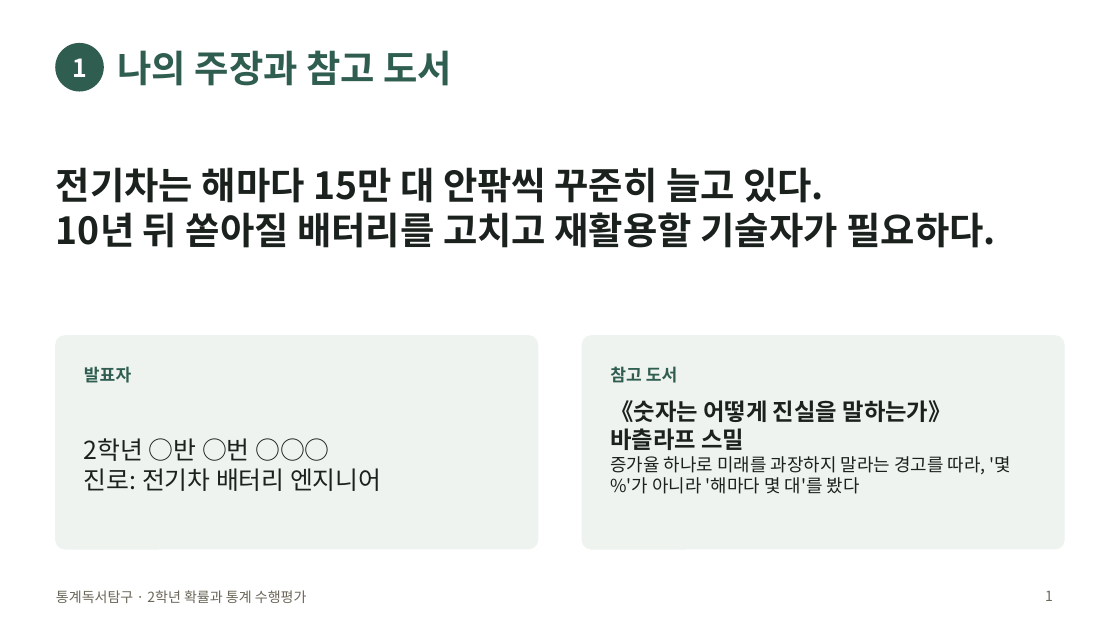
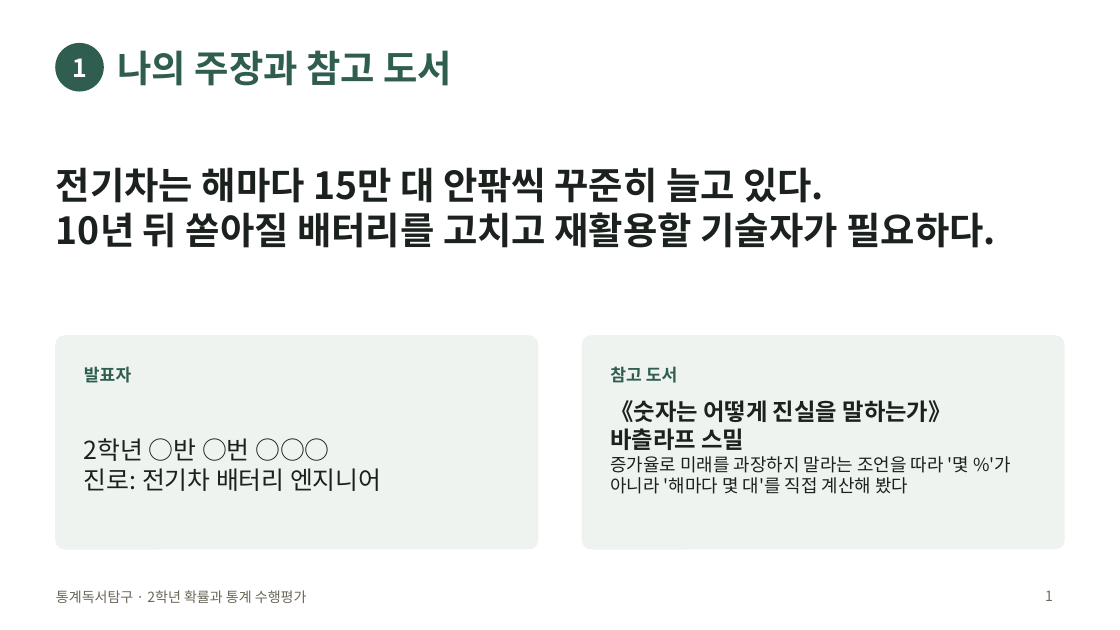
Before and after one commit to jaegeunsongsong/autobot, a slide deck: slide 1 of docs/2026-2학기-통계독서탐구-수행평가/발표예시-공학.pptx. Drawn at 1120x630 pixels with LibreOffice and Linux fonts; fonts in the diff are those of the drawing. Boxes give left, top, right and bottom in pixels: in the first picture for what was removed or moved away, otherwise in the second. Text is boxed around its words. In the diff, an @@ line names an element or a change of style, - is before the commit and + after.

```diff
--- a/docs/2026-2학기-통계독서탐구-수행평가/발표예시-공학.pptx
+++ b/docs/2026-2학기-통계독서탐구-수행평가/발표예시-공학.pptx
@@ text at bbox=[610, 456, 1011, 494]: text changed @@
-증가율 하나로 미래를 과장하지 말라는 경고를 따라, '몇 %'가 아니라 '해마다 몇 대'를 봤다
+증가율로 미래를 과장하지 말라는 조언을 따라 '몇 %'가 아니라 '해마다 몇 대'를 직접 계산해 봤다
```
Also in this commit, not shown: 1 other slide changed, 13 other files.
